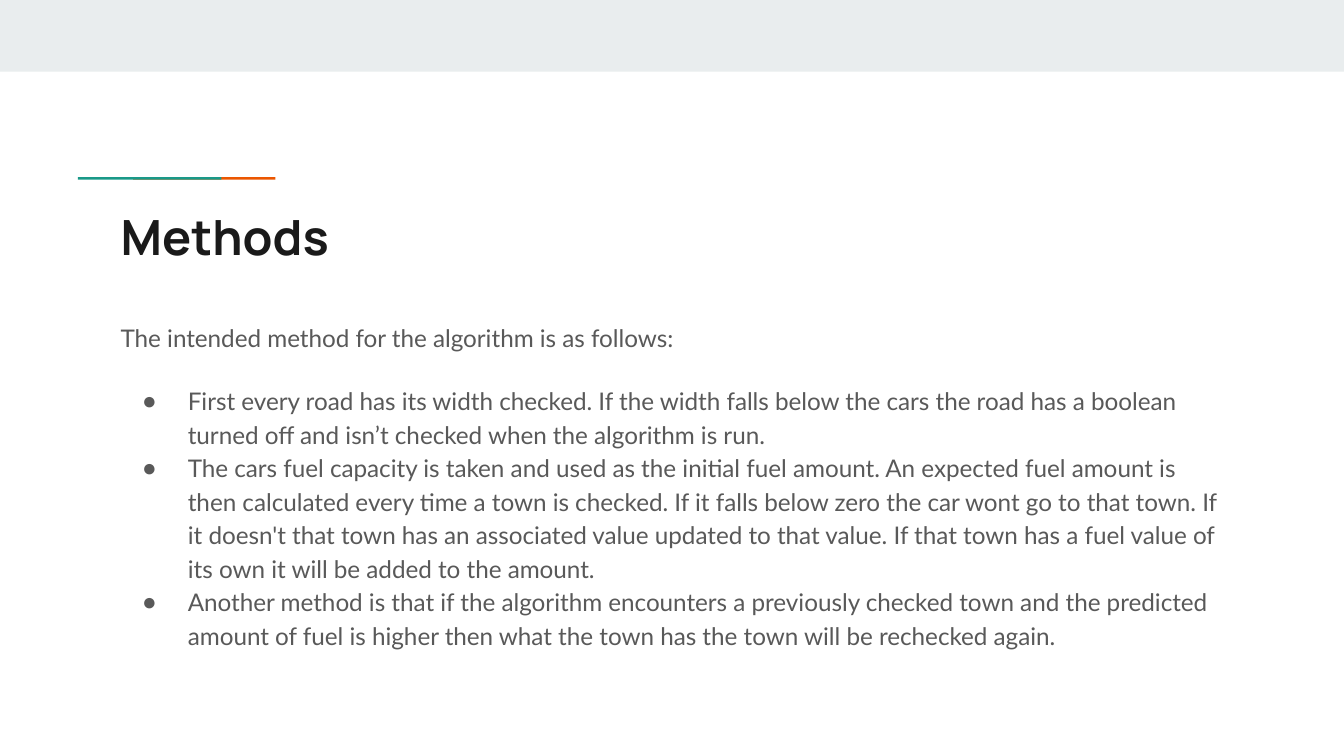
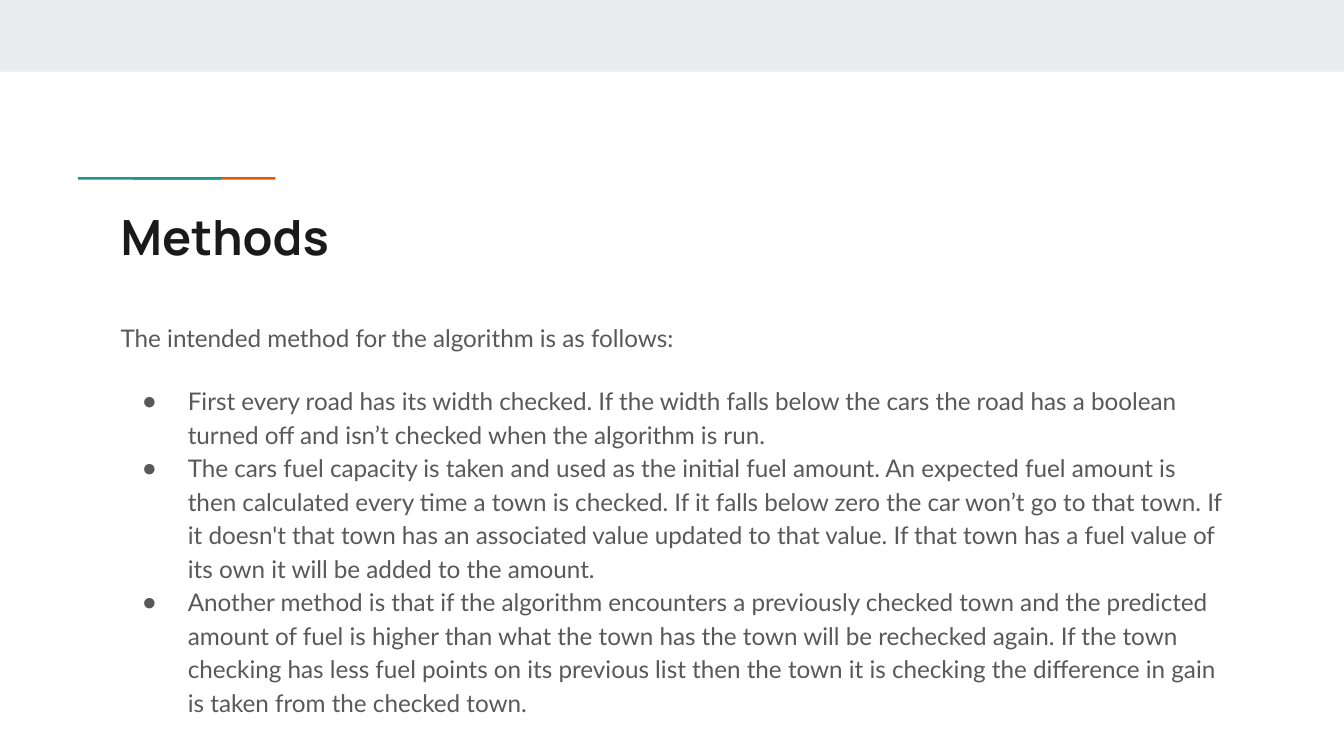
Before and after one commit to PaulBNolan/Year4-Project, a slide deck: slide 6 of Documents/Presentation Final Version.pptx. Drawn at 1344x756 pixels with LibreOffice and Linux fonts; fonts in the diff are those of the drawing. Boxes give left, top, right and bottom in pixels: in the first picture for what was removed or moved away, otherwise in the second. Text is boxed around its words. In the diff, an @@ line names an element or a change of style, - is before the commit and + after.

Commit message:
Last presentation update

```diff
--- a/Documents/Presentation Final Version.pptx
+++ b/Documents/Presentation Final Version.pptx
@@ text at [188, 459, 1222, 712]: text changed @@
-● The cars fuel capacity is taken and used as the initial fuel amount. An expected fuel amount is then calculated every time a town is checked. If it falls below zero the car wont go to that town. If it doesn't that town has an associated value updated to that value. If that town has a fuel value of its own it will be added to the amount.
-● Another method is that if the algorithm encounters a previously checked town and the predicted amount of fuel is higher then what the town has the town will be rechecked again.
+● The cars fuel capacity is taken and used as the initial fuel amount. An expected fuel amount is then calculated every time a town is checked. If it falls below zero the car won’t go to that town. If it doesn't that town has an associated value updated to that value. If that town has a fuel value of its own it will be added to the amount.
+● Another method is that if the algorithm encounters a previously checked town and the predicted amount of fuel is higher than what the town has the town will be rechecked again. If the town checking has less fuel points on its previous list then the town it is checking the difference in gain is taken from the checked town.
```
Also in this commit, not shown: 1 other slide changed.
